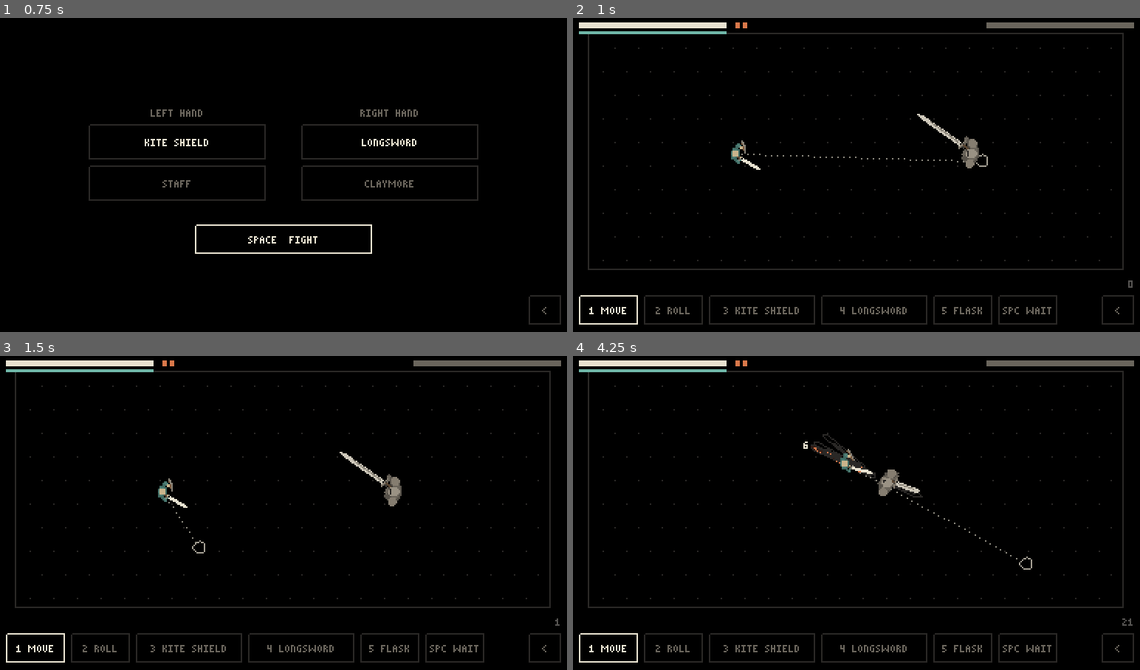
Above: before the commit, frames 1-4 (two rows, left to right).
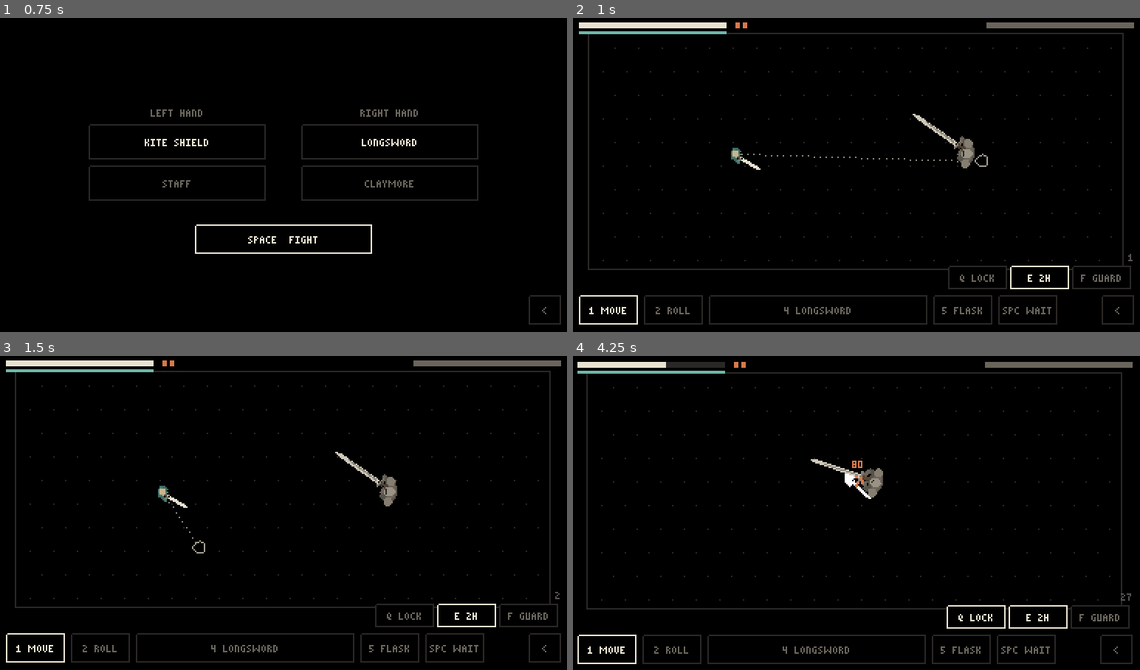
Above: after the commit, the same moments.

Repository: Martin-Hourigan/Pack-hero
Game: Godot game, scene res://scenes/duel.tscn
Two runs of this game, one before a commit and one after it. Both use one fixed random seed, a clock stepped at 60 frames per second and the inputs below.
Inputs (mouse positions are in pixels of both pictures, inside the frame that each line leads up to):
- Up to frame 1 (0.75 s): tap Enter at 0.5 s; move the mouse to (408, 162) at 0.52 s; hold Right from 0.53 s (still down); tap Q at 0.6 s; click (408, 162) at 0.67 s
- Up to frame 2 (1 s): keep holding Right; tap Space at 0.77 s; tap E at 0.8 s
- Up to frame 3 (1.5 s): release Right at 1.25 s; tap Space at 1.25 s; drag from (170, 531) to (255, 578) at 1.27 s
- Up to frame 4 (4.25 s): tap Enter at 2 s; move the mouse to (913, 443) at 2.02 s; hold Right 2.03-2.75 s; tap F at 2.1, 3.8 s; click (913, 443) at 2.17 s; tap Q at 2.3 s; drag from (828, 578) to (686, 465) at 2.77 s; move the mouse to (1026, 563) at 3.52 s; hold Left from 3.53 s (still down); tap E at 3.6 s; click (1026, 563) at 3.67 s; tap Space at 3.77 s

Frame 1 is identical in both runs. In frame 2, 1.5% of the frame differs, in the area x 26-99%, y 30-98%; in frame 3, 1.5%; in frame 4, 8.3%, in the area x 0-99%, y 1-99%.

Commit message:
LOCK, 2H and GUARD toggles; guarding slows stamina, a roll drops it

Diff:
--- a/project.godot
+++ b/project.godot
@@ -12,8 +12,8 @@
 
 config/name="Pack-hero"
 config/description="A hero against a big knight, step by step, free movement; puppets with simulated swings. The Pack-free raptor fight is kept."
+config/version="0.2"
 run/main_scene="res://scenes/duel.tscn"
-config/version="0.2"
 config/quit_on_go_back=false
 config/features=PackedStringArray("4.5", "GL Compatibility")
 
@@ -37,11 +37,10 @@
 
 [rendering]
 
-textures/vram_compression/import_etc2_astc=true
-
 textures/canvas_textures/default_texture_filter=0
 renderer/rendering_method="gl_compatibility"
 renderer/rendering_method.mobile="gl_compatibility"
+textures/vram_compression/import_etc2_astc=true
 environment/defaults/default_clear_color=Color(0, 0, 0, 1)
 2d/snap/snap_2d_transforms_to_pixel=true
 2d/snap/snap_2d_vertices_to_pixel=true
--- a/scripts/acts.gd
+++ b/scripts/acts.gd
@@ -118,6 +118,7 @@
 	"walk": 4.0,  # px a step
 	"stamina": 100,
 	"stamina_back": 4,  # a step, when not attacking, rolling or drinking
+	"guard_back": 2,  # instead, while GUARD is on
 	"flasks": 2,
 	"heal": 100,
 	"drink": 5,  # steps a flask takes
--- a/scripts/duel.gd
+++ b/scripts/duel.gd
@@ -10,17 +10,19 @@
 ## Numbers: Acts.HERO, Acts.ITEMS, Acts.SHOTS, Acts.KNIGHT.
 ##
 ## The hero's tools: move, roll, flask, wait, and "hand:thing" for what the
-## item in that hand does (Acts.ITEMS), e.g. "right:light", "left:block",
+## item in that hand does (Acts.ITEMS), e.g. "right:light", "left:bolt",
 ## or SWAP, TWO HANDS, ONE HAND, TRANSFORM ("left:swap"; Acts.CHANGE).
+## Toggles: LOCK (he faces the knight; hand tools aim at him), GUARD (a
+## shield's or two-handed weapon's BLOCK, held up whatever he's doing, until
+## a roll; stamina comes back slower).
 ## Each hand has two slots and holds one; an item held in both hands (a
 ## two-handed one, or one taken in TWO HANDS) puts the other hand's away.
 ##
 ## An action: {k, label, steps, b, hit (it has landed)}. A step:
-## {ph: wind / act / rec / move / roll / drink / wait / hurt / block / reload / change, clip, frame,
+## {ph: wind / act / rec / move / roll / drink / wait / hurt / reload / change, clip, frame,
 ## live (the blade hits), safe (hits miss you), to (walk there), fwd (px
-## forward), track (turn toward the hero), dmg, heal, guard (degrees in
-## front where hits are stopped), cut (how much of a stopped hit still
-## hurts), shoot (Acts.SHOTS entry), unload (the slot it empties), reload
+## forward), track (turn toward the hero), dmg, heal, shoot (Acts.SHOTS
+## entry), unload (the slot it empties), reload
 ## (that slot is loaded), change ([hand, Acts.CHANGE entry]: done now),
 ## mirror (the clip is played in the left hand)}.
 
@@ -41,6 +43,8 @@
 var shots: Array = []  # {k, p, from, ang, left, by}
 var gone: Array = []  # shots that ended this step (drawn for one more step)
 var calm := 0  # steps since the knight was last hit
+var lock := false  # LOCK: the hero faces the knight
+var guard := false  # GUARD: the hero's block is up
 
 # Effects (the view draws them; they don't change play).
 var numbers: Array = []  # {p, s, life, col}
@@ -169,6 +173,39 @@
 		"transform":
 			gear[o][up[o]] = Acts.ITEMS[held(o)]["trick"]
 			_settle(o)
+
+
+## The BLOCK the hero has: the hand's that has one (a shield, or a weapon
+## held in two hands), with "hand" added ({} = none).
+func guard_spec() -> Dictionary:
+	for h in hands():
+		var o := options(h)
+		if o.has("block"):
+			var g: Dictionary = o["block"].duplicate()
+			g["hand"] = h
+			return g
+	return {}
+
+
+## The 2H toggle's tool: take the right hand's item in two hands (else the
+## left's), or let go ("" = nothing it can do).
+func two_tool() -> String:
+	if grip != "":
+		return grip + ":one hand" if two_handed(grip) else ""
+	for h in ["right", "left"]:
+		if item(h).has("two"):
+			return h + ":two hands"
+	return ""
+
+
+## Turns GUARD on or off; false (it wiggles) if there's nothing to block with.
+func toggle_guard() -> bool:
+	if not guard and guard_spec().is_empty():
+		wiggle["guard"] = 0.4
+		return false
+	guard = not guard
+	hero.pose = rest(hero)
+	return true
 
 
 ## The slot hand h holds ("left0").
@@ -218,6 +255,9 @@
 		var it := item(h)
 		var hold := String(it["key"]) + ("2_hold" if two_handed(h) else "_hold")
 		_over(out, RigArt.track_pose(path, hold, 0.0), h == "left" and int(it["hands"]) == 1)
+	var g := guard_spec() if guard else {}
+	if not g.is_empty():
+		_over(out, RigArt.track_pose(path, g["clip"], 1.0), g["hand"] == "left" and int(item(g["hand"])["hands"]) == 1)
 	if k != "":
 		_over(out, RigArt.track_pose(path, k, f), mirror)
 	for h in hands():
@@ -294,6 +334,8 @@
 ## What the hero would do with tool k aimed at `at` ({} = can't).
 func shape(k: String, at: Vector2) -> Dictionary:
 	var u := hero
+	if lock and ":" in k:
+		at = knight.pos
 	var aim := (at - u.pos).angle() if at.distance_to(u.pos) > 0.5 else u.ang
 	match k:
 		"move":
@@ -322,8 +364,8 @@
 		"wait":
 			return _act(k, [{"ph": "wait"}])
 	var s := spec(k)
-	if s.is_empty():
-		return {}
+	if s.is_empty() or s.has("block"):
+		return {}  # (a block is GUARD's)
 	var h := k.split(":")[0]
 	var it := item(h)
 	var mirror := h == "left" and int(it["hands"]) == 1
@@ -334,9 +376,6 @@
 			steps.append({"ph": "change"})
 		steps[steps.size() - 1]["change"] = [h, s["change"]]
 		a = _act(k, steps)
-	elif s.has("block"):
-		a = _act(k, [{"ph": "block", "clip": s["clip"], "frame": 1, "face": aim, "guard": float(s["block"]),
-			"cut": float(s.get("cut", 0.0)), "mirror": mirror}])
 	elif s.has("reload"):
 		var steps := []
 		for i in range(1, int(s["reload"]) + 1):
@@ -386,6 +425,8 @@
 			wiggle["flasks"] = 0.4
 		return false
 	stamina -= cost(k)
+	if k == "roll":
+		guard = false
 	if casts_left(k) > 0:
 		casts[item_key(h) + ":" + k.split(":")[1]] = casts_left(k) - 1
 	if k == "flask":
@@ -460,6 +501,8 @@
 		loaded[String(st_h["reload"])] = true
 	if st_h.has("change"):
 		_change(String(st_h["change"][0]), String(st_h["change"][1]))
+		if guard_spec().is_empty():
+			guard = false  # nothing left to block with
 		hero.pose = rest(hero)
 	# The blades.
 	for u in units:
@@ -474,7 +517,7 @@
 			u.cur["hit"] = true
 			if blocks(v, at):
 				_blocked(at)
-				var through := roundi(int(st["dmg"]) * float(current(v).get("cut", 0.0)))
+				var through := roundi(int(st["dmg"]) * float(guarding(v).get("cut", 0.0)))
 				if through > 0:
 					_chip(v, through)
 			else:
@@ -492,7 +535,8 @@
 	_fly()
 	_burn()
 	if resting:
-		stamina = mini(stamina + int(Acts.HERO["stamina_back"]), int(Acts.HERO["stamina"]))
+		var back := int(Acts.HERO["guard_back" if guard else "stamina_back"])
+		stamina = mini(stamina + back, int(Acts.HERO["stamina"]))
 	# A walk stops when the knight starts an attack: you choose again.
 	if walking and knight_starts and String(hero.cur.get("k", "")) == "move":
 		hero.cur = {}
@@ -531,6 +575,8 @@
 		_walk(u, st["to"])
 	if float(st.get("fwd", 0.0)) > 0.0:
 		_walk(u, u.pos + Vector2.from_angle(u.ang) * float(st["fwd"]))
+	if u == hero and lock and not st.has("clip"):
+		u.ang = (knight.pos - u.pos).angle()  # walking, waiting...: facing him
 	u.pose = pose_for(u, st, u.cur)
 
 
@@ -603,10 +649,17 @@
 
 # ---------------------------------------------------------------- blades
 
+## v's block, if it's up ({} = none).
+func guarding(v: Unit) -> Dictionary:
+	if v != hero or not guard or current(v).get("safe", false):
+		return {}
+	return guard_spec()
+
+
 ## Whether v, guarding, stops a hit landing at `at` (within the block's
 ## arc of where v faces).
 func blocks(v: Unit, at: Vector2) -> bool:
-	var arc := float(current(v).get("guard", 0.0))
+	var arc := float(guarding(v).get("block", 0.0))
 	if arc <= 0.0:
 		return false
 	var off := absf(angle_difference(v.ang, (at - v.pos).angle()))
--- a/scripts/duel_main.gd
+++ b/scripts/duel_main.gd
@@ -14,17 +14,18 @@
 ## The mouse
 ## aims the tool and left click does it; Space WAIT (a step). The buttons
 ## along the bottom do the same. The tool stays picked until another is
-## (so BLOCK, a step at a time, keeps blocking). Steps play until the hero's action is done
+## Steps play until the hero's action is done
 ## and you choose again (a walk also stops when the knight starts an attack).
 ## Esc (or the phone's back) to the title. After the fight, Space or a tap.
 ## On a phone (or with --touch) a tap aims (the preview shows there) and a
-## second tap on the same spot does it (a block: one tap, it's one step);
+## second tap on the same spot does it (locked on, a hand's tool: one tap);
 ## holding WAIT keeps waiting.
+## Toggles above the bottom right: LOCK (Q), 2H (E), GUARD (F); lit when
+## on. BLOCK, TWO HANDS and ONE HAND aren't in the menus: they're these.
 ## Dev flags (after --): --duel (straight in), --seed=N, --at=x,y (the hero
 ## there), --knight=sweep / backhand / overhead (he starts it now),
 ## --steps=N (play N steps first), --tool=right:light (picked) with
-## --mouse=x,y (aimed there), --touch, --blocking (the hero blocks those
-## steps), --menu=right (that hand's menu open), --gear=left,right or
+## --mouse=x,y (aimed there), --touch, --blocking (GUARD on), --lock (LOCK on), --menu=right (that hand's menu open), --gear=left,right or
 ## left,left2,right,right2 (e.g. crossbow,staff; _ for a space; the slots
 ## not named keep Acts.HANDS'), --gearscreen (open the gear
 ## screen), --dohero=right:heavy_bolt (the hero starts it, before --steps).
@@ -32,6 +33,9 @@
 const STEP_T := 0.07  # s a step takes on screen
 const TOOLS := [["1", "move"], ["2", "roll"], ["3", "hand:left"], ["4", "hand:right"], ["5", "flask"]]
 const KEYS := [KEY_1, KEY_2, KEY_3, KEY_4, KEY_5]
+const TOGGLES := [["Q", "lock", "LOCK"], ["E", "two", "2H"], ["F", "guard", "GUARD"]]
+const TOGGLE_KEYS := [KEY_Q, KEY_E, KEY_F]
+const NOT_IN_MENU := ["block", "two hands", "one hand"]  # the toggles do these
 const SAME_TAP := 10.0  # px: a second tap this near the aim does it
 
 var duel: Duel
@@ -90,9 +94,12 @@
 			duel.start_attack(String(flags["knight"]))
 		if flags.has("dohero"):
 			duel.plan(String(flags["dohero"]).replace("_", " "), duel.knight.pos)
+		if flags.has("blocking"):
+			duel.toggle_guard()
+		duel.lock = flags.has("lock")
 		for i in int(flags.get("steps", "0")):
 			if duel.hero.idle():
-				duel.hero.cur = duel.shape("left:block", duel.knight.pos) if flags.has("blocking") else duel.shape("wait", duel.hero.pos)
+				duel.hero.cur = duel.shape("wait", duel.hero.pos)
 			duel.step()
 		tool = String(flags.get("tool", tool)).replace("_", " ")
 		menu = String(flags.get("menu", ""))
@@ -184,6 +191,51 @@
 	return out
 
 
+## The toggles, above the bottom right: [rect, id, label].
+func toggle_buttons() -> Array:
+	var out := []
+	for i in TOGGLES.size():
+		var t: Array = TOGGLES[i]
+		out.append([Rect2(254 + 42 * i, 168, 40, 16), t[1], t[2] if touch else "%s %s" % [t[0], t[2]]])
+	return out
+
+
+## Whether toggle id is on.
+func toggled(id: String) -> bool:
+	match id:
+		"lock":
+			return duel.lock
+		"two":
+			return duel.grip != "" and duel.two_handed(duel.grip)
+		"guard":
+			return duel.guard
+	return false
+
+
+## Whether toggle id can do anything now.
+func can_toggle(id: String) -> bool:
+	match id:
+		"two":
+			return duel.two_tool() != ""
+		"guard":
+			return duel.guard or not duel.guard_spec().is_empty()
+	return true
+
+
+func toggle(id: String) -> void:
+	match id:
+		"lock":
+			duel.lock = not duel.lock
+		"two":
+			var t := duel.two_tool()
+			if t == "":
+				duel.wiggle["two"] = 0.4
+			else:
+				act(t, duel.hero.pos)
+		"guard":
+			duel.toggle_guard()
+
+
 ## The hand whose item does tool k ("" = none).
 static func hand_of(k: String) -> String:
 	return k.split(":")[0] if ":" in k else ""
@@ -203,7 +255,7 @@
 		if b[1] == "hand:" + menu:
 			at = b[0]
 	var out := []
-	var does: Array = duel.options(menu).keys()
+	var does: Array = duel.options(menu).keys().filter(func(o): return not o in NOT_IN_MENU)
 	var w := minf(at.size.x, 80.0)
 	for i in does.size():
 		var id := menu + ":" + String(does[i])
@@ -289,6 +341,10 @@
 			return
 		if _hit(buttons(), p) == "hand:" + was:
 			return  # its button again: just closed
+	var tg := _hit(toggle_buttons(), p)
+	if tg != "":
+		toggle(tg)
+		return
 	var b := _hit(buttons(), p)
 	if b.begins_with("hand:"):
 		menu = b.trim_prefix("hand:")
@@ -302,7 +358,7 @@
 	elif b != "":
 		tool = b
 		aimed = false
-	elif not touch or duel.spec(tool).has("block"):
+	elif not touch or (duel.lock and ":" in tool):
 		act(tool, p)
 	elif aimed and p.distance_to(hover) <= SAME_TAP:
 		if act(tool, hover):
@@ -339,7 +395,9 @@
 		if (k == KEY_SPACE or k == KEY_ENTER) and not echo:
 			begin()
 		return
-	if KEYS.has(k) and not echo:
+	if TOGGLE_KEYS.has(k) and not echo:
+		toggle(TOGGLES[TOGGLE_KEYS.find(k)][1])
+	elif KEYS.has(k) and not echo:
 		var t: String = TOOLS[KEYS.find(k)][1]
 		if t == "flask":
 			act("flask", duel.hero.pos)
--- a/scripts/duel_view.gd
+++ b/scripts/duel_view.gd
@@ -35,6 +35,7 @@
 		draw_rect(Rect2(_px(s["p"]), Vector2.ONE * (2.0 if s["life"] / s["max"] > 0.5 else 1.0)), s["col"])
 	for n in d.numbers:
 		Pal.text(self, _px(n["p"]) - Vector2(Pal.width(n["s"]) / 2.0, 0), n["s"], n["col"])
+	_guard(d)
 	_bars(d)
 	_tools(d)
 	if d.result != "":
@@ -92,18 +93,14 @@
 ## What the picked tool would do where the mouse is.
 func _preview(d: Duel) -> void:
 	var h := d.hero
-	if not h.idle() or main.u < 1.0 or d.result != "" or (main.touch and not main.aimed):
+	if not h.idle() or main.u < 1.0 or d.result != "":
+		return
+	if main.touch and not main.aimed and not (d.lock and ":" in main.tool):
 		return
 	var a: Dictionary = d.shape(main.tool, main.hover)
 	if a.is_empty():
 		return
 	var sp := d.spec(main.tool)
-	if sp.has("block"):
-		# The front it guards.
-		var aim := float(a["steps"][0]["face"])
-		var half := deg_to_rad(float(sp["block"])) / 2.0
-		draw_arc(_px(h.pos), Duel._radius(h) + 4.0, aim - half, aim + half, 16, Pal.INK.darkened(0.3))
-		return
 	if sp.has("shot"):
 		_shot_path(d, String(sp["shot"]), float(a["steps"][0]["face"]), int(sp["wind"]))
 		return
@@ -147,6 +144,21 @@
 	if u.flash >= 0.5:
 		o["all"] = Color.WHITE
 	RigArt.draw(self, d.art(u), Transform2D(a, Vector2(s, s), 0.0, _px(p)), o)
+
+
+## GUARD up: the front it stops hits from, round the hero.
+func _guard(d: Duel) -> void:
+	var g := d.guarding(d.hero)
+	if g.is_empty():
+		return
+	var h := d.hero
+	var a := h.ang
+	var p := h.pos
+	if not h.was.is_empty() and main.u < 1.0:
+		a = lerp_angle(float(h.was["ang"]), h.ang, main.u)
+		p = Vector2(h.was["pos"]).lerp(h.pos, main.u)
+	var half := deg_to_rad(float(g["block"])) / 2.0
+	draw_arc(_px(p), Duel._radius(h) + 4.0, a - half, a + half, 16, Pal.INK.darkened(0.5))
 
 
 ## Health (and stamina, flasks) along the top.
@@ -195,8 +207,15 @@
 		var no: bool = d.cost(id) > d.stamina or d.casts_left(id) == 0 \
 			or (sp.get("loaded", false) and not d.is_loaded(main.hand_of(id)))
 		_button(b[0], b[2], Pal.DIM.darkened(0.45) if no else Pal.INK, main.tool == id)
+	for b in main.toggle_buttons():
+		var id: String = b[1]
+		var on: bool = main.toggled(id)
+		var col: Color = Pal.INK if on else (Pal.DIM if main.can_toggle(id) else Pal.DIM.darkened(0.45))
+		var r: Rect2 = b[0]
+		r.position.x += _wig(d, id)
+		_button(r, b[2], col, on)
 	var s := str(d.step_n)
-	Pal.text(self, Vector2(380 - Pal.width(s), 178), s, Pal.DARK.lightened(0.2))
+	Pal.text(self, Vector2(380 - Pal.width(s), 160), s, Pal.DARK.lightened(0.2))
 
 
 ## A button; `under` is a second, dimmer line below the label.
--- a/tests/duel_checks.gd
+++ b/tests/duel_checks.gd
@@ -186,23 +186,46 @@
 	check(d.hero.hp == 50 + int(Acts.HERO["heal"]) and d.flasks == int(Acts.HERO["flasks"]) - 1, "a flask heals")
 	d.flasks = 0
 	check(not d.plan("flask", d.hero.pos), "no flasks left: no")
-	# Blocking toward the swing, step after step: no damage. Turned away: hit.
+	# GUARD on, facing the swing: no damage, whatever he's doing. Turned
+	# away: hit.
 	for away in [false, true]:
 		d = Duel.new(1)
 		d.hero.pos = d.knight.pos + Vector2(-30, 0)
 		d.knight.ang = PI
 		d.start_attack("sweep")
-		var face := d.hero.pos + (Vector2(-20, 0) if away else Vector2(20, 0))
+		check(d.toggle_guard() and d.guard, "GUARD goes on")
+		d.hero.ang = PI if away else 0.0
 		hp = d.hero.hp
 		for i in d.knight.cur["steps"].size():
 			if d.hero.idle():
-				d.plan("left:block", face)
+				d.plan("wait", d.hero.pos)
 			d.step()
 		if away:
-			check(d.hero.hp < hp, "blocking the wrong way, hit")
+			check(d.hero.hp < hp, "guarding the wrong way, hit")
 		else:
-			check(d.hero.hp == hp, "blocking toward the swing, no damage", str(hp - d.hero.hp))
-	check(d.shape("left:block", d.knight.pos)["steps"].size() == 1, "a block is one step")
+			check(d.hero.hp == hp, "guarding toward the swing, no damage", str(hp - d.hero.hp))
+	# Attacking doesn't drop the guard; rolling does. Stamina comes back slower.
+	d = _armed("kite shield", "longsword")
+	d.toggle_guard()
+	d.plan("right:light", d.knight.pos)
+	_until_free(d)
+	check(d.guard, "an attack keeps GUARD on")
+	d.stamina = 50
+	d.plan("wait", d.hero.pos)
+	d.step()
+	check(d.stamina == 50 + int(Acts.HERO["guard_back"]), "guarding, stamina comes back slower", str(d.stamina))
+	d.plan("roll", d.hero.pos + Vector2(-20, 0))
+	check(not d.guard, "a roll drops GUARD")
+	d = _armed("crossbow", "longsword")
+	check(not d.toggle_guard() and d.wiggle.has("guard"), "nothing to block with: GUARD wiggles")
+	# LOCK: hand tools aim at the knight wherever you point; walking, he faces him.
+	d = _armed("kite shield", "longsword")
+	d.lock = true
+	var a := d.shape("right:light", d.hero.pos + Vector2(0, -50))
+	check(is_equal_approx(float(a["steps"][0]["face"]), (d.knight.pos - d.hero.pos).angle()), "locked on: the attack aims at him")
+	d.plan("move", d.hero.pos + Vector2(0, 30))
+	d.step()
+	check(absf(angle_difference(d.hero.ang, (d.knight.pos - d.hero.pos).angle())) < 0.01, "locked on: walking, he faces him")
 	_gear()
 	# A walk stops when the knight starts an attack.
 	d = Duel.new(1)
@@ -292,6 +315,8 @@
 			for form in 3:
 				for hand in d.hands():
 					for o in d.options(hand):
+						if o == "block":
+							continue  # GUARD's
 						check(not d.shape(hand + ":" + o, d.knight.pos).is_empty(), "%s in the %s hand (%s): %s" % [th, h, d.item_key(hand), o])
 				var hand0: String = d.hands()[0] if h in d.hands() else h
 				var change := ""
@@ -311,11 +336,13 @@
 	check(d.held("right") == "claymore" and d.hands().size() == 2, "swapped: the claymore, in one hand")
 	var one := d.cost("right:light")
 	var one_dmg := int(d.spec("right:light")["dmg"])
-	d.plan("right:two hands", d.hero.pos)
+	check(d.two_tool() == "right:two hands", "2H: the right hand's item")
+	d.plan(d.two_tool(), d.hero.pos)
 	_until_free(d)
 	check(d.hands() == ["right"] and d.options("right").has("block"), "in two hands: one button, and it can block")
 	check(d.cost("right:light") < one and int(d.spec("right:light")["dmg"]) > one_dmg, "one-handed, the claymore costs more and hits less")
-	d.plan("right:one hand", d.hero.pos)
+	check(d.two_tool() == "right:one hand", "2H again: let go")
+	d.plan(d.two_tool(), d.hero.pos)
 	_until_free(d)
 	check(d.hands().size() == 2, "back to one hand")
 	d.plan("right:swap", d.hero.pos)
@@ -324,13 +351,15 @@
 	# A two-handed longsword blocks half a swing, and isn't knocked back.
 	d = Duel.new(1, _kit("kite shield", "longsword"))
 	d.grip = "right"
+	d.toggle_guard()
 	d.hero.pos = d.knight.pos + Vector2(-30, 0)
+	d.hero.ang = 0.0
 	d.knight.ang = PI
 	d.start_attack("sweep")
 	var hp := d.hero.hp
 	for i in d.knight.cur["steps"].size():
 		if d.hero.idle():
-			d.plan("right:block", d.knight.pos)
+			d.plan("wait", d.hero.pos)
 		d.step()
 		check(String(d.hero.cur.get("k", "")) != "hurt", "a weapon block: not knocked back")
 	check(hp - d.hero.hp == roundi(int(Acts.KNIGHT["sweep"]["dmg"]) * 0.5), "a weapon block stops half", str(hp - d.hero.hp))
Not shown, changed: PLAN.md
